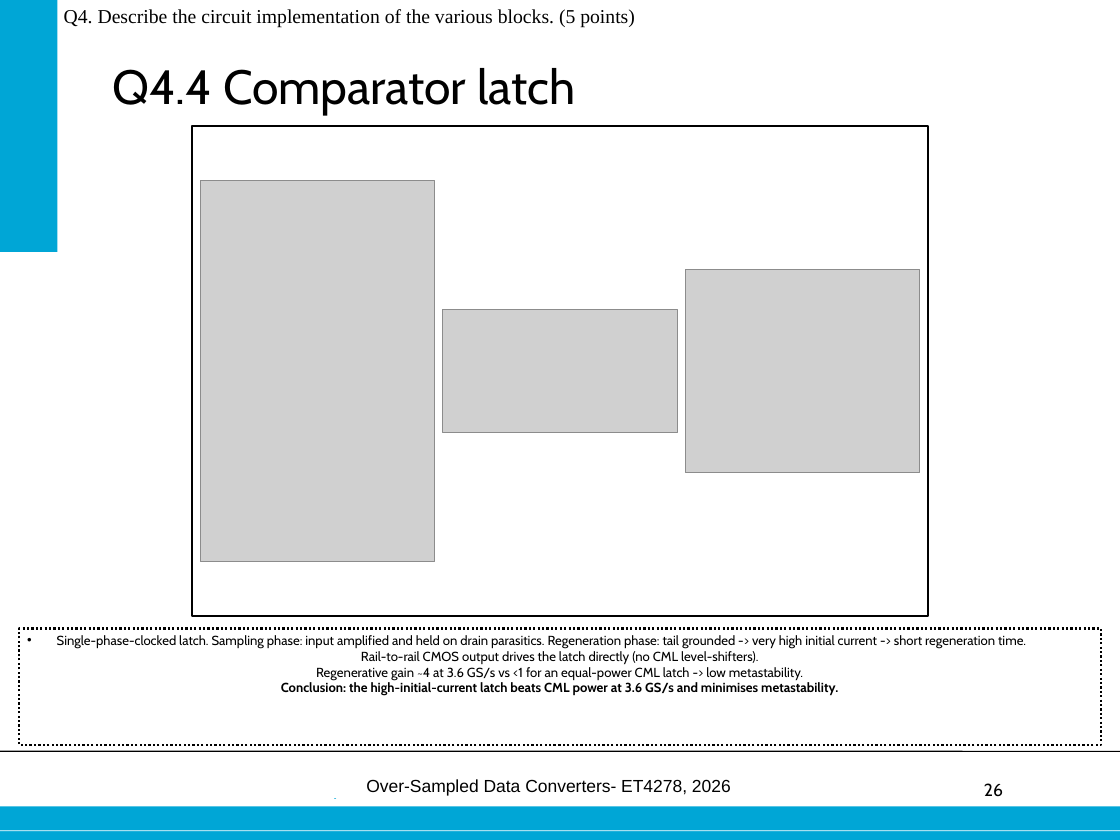
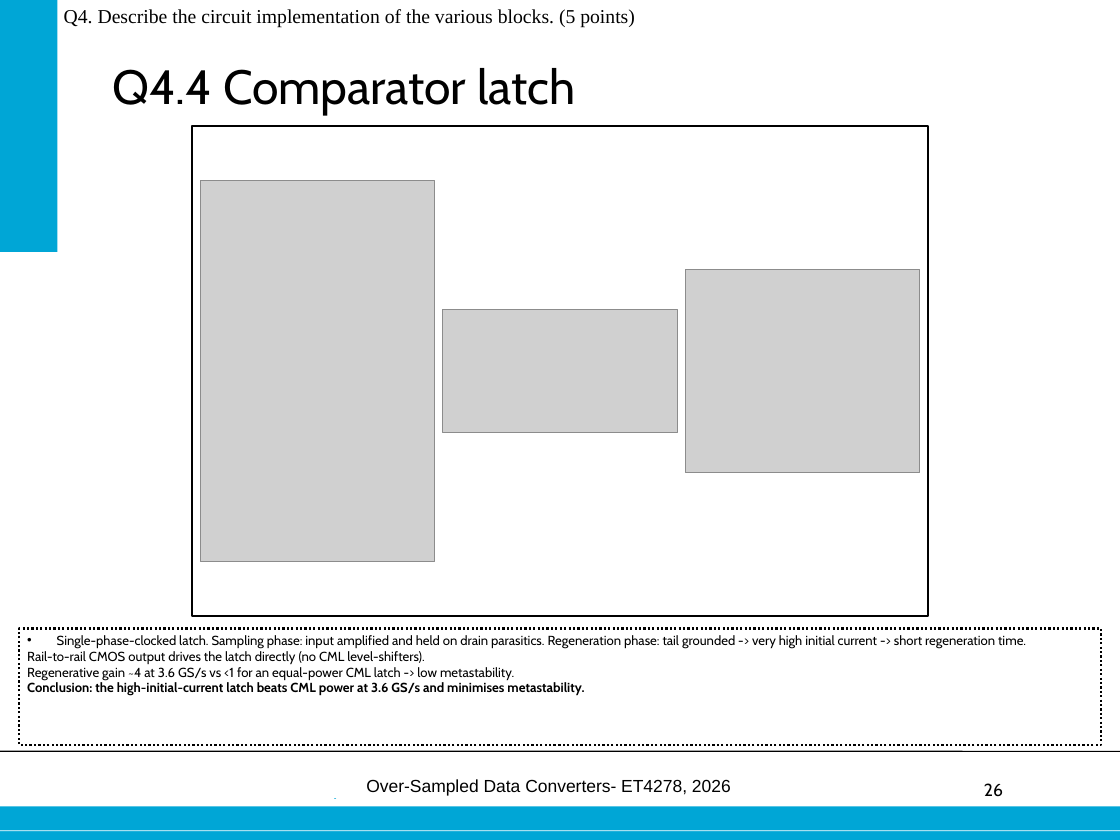
Before and after one commit to danieltyukov/tud-over-sampled-data-converters, a slide deck: slide 26 of practical-exam/Final_oral_exam_Daniel_Tyukov_5714699.pptx. Drawn at 1120x840 pixels with LibreOffice and Linux fonts; fonts in the diff are those of the drawing; grey boxes stand for pictures; background and template pictures are left out. Boxes give left, top, right and bottom in pixels: in the first picture for what was removed or moved away, otherwise in the second. Text is boxed around its words. In the diff, an @@ line names an element or a change of style, - is before the commit and + after.

```diff
--- a/practical-exam/Final_oral_exam_Daniel_Tyukov_5714699.pptx
+++ b/practical-exam/Final_oral_exam_Daniel_Tyukov_5714699.pptx
@@ text in rectangle at (27, 651, 584, 696): alignment centre to left @@
```
Also in this commit, not shown: 14 other slides changed, 1 slide added, 6 other files.
